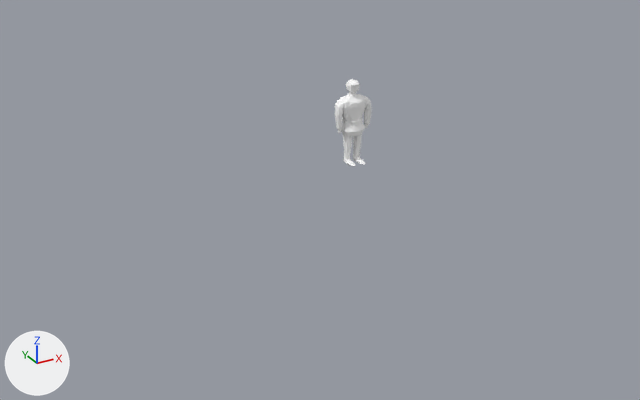
Two versions of the Blender file antargis/trunk/models/warrior_new.blend, one commit apart.
Rendered twice from a camera (50 mm lens) standing at (-10.35, -17.46, 7.08) and looking at (-1.13, -0.71, -1.3). The lights are fixed; the arrows at lower left show +X, +Y and +Z.

Names of what the first picture shows: 'warrior1_cube1_cube1'.
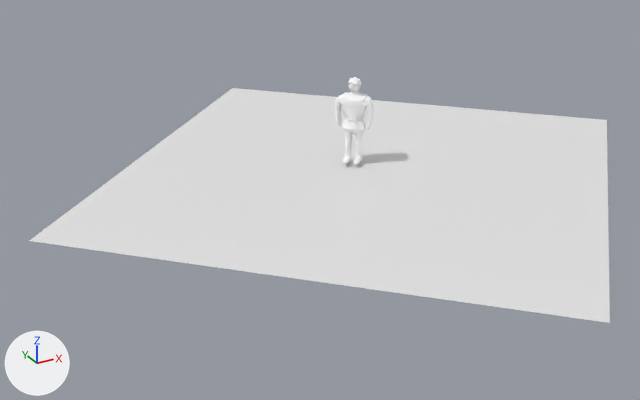
Where the newer file only moved an object's origin or applied its transform, the numbers keep the older frame.

Pixel boxes [x1, y1, x2, y2] of what changed, in the pictures (640 x 400 px):
'Plane', added
    after: [29, 88, 610, 323]
'warrior1_cube1_cube1', reshaped
    before: [335, 79, 372, 166]
    after: [335, 77, 374, 164]

Patch to the scene script:
```diff
--- a/antargis/trunk/models/warrior_new.blend.py
+++ b/antargis/trunk/models/warrior_new.blend.py
@@ me_warrior1_cube1_cube1 @@
 me_warrior1_cube1_cube1.from_pydata(...)  # 660 vertices, 689 faces; spans x -0.47..0.49, y -1.59..0.47, z -0.31..0.31
 # used by ob_warrior1_cube1_cube1; location = (0.09, -0.16, 0.83); rotation_euler = (1.571, 0.0, 0.0), in degrees (90, 0, 0)
+# me_warrior1_cube1_cube1 part 1: the whole mesh is multiplied about its middle by the matrix ((0.707, -0.015, -0.707), (0.0, 1.0, -0.021), (0.707, 0.015, 0.707)), then moved by (0.01, 0.04, -0.04)
 me_warrior1_cube1_cube1.materials.append(mat_cube1_auv)
@@ me_plane @@
+me_plane.from_pydata([(1.0, 1.0, 0.0), (1.0, -1.0, 0.0), (-1.0, -1.0, 0.0), (-1.0, 1.0, 0.0)], [], [(0, 3, 2, 1)])
@@ ob_plane @@
+ob_plane = bpy.data.objects.new('Plane', me_plane)
+ob_plane.location = (0.14, -0.63, -0.82)
+ob_plane.rotation_euler = (0.0, 0.0, 5.498)  # degrees (0, 0, 315)
+ob_plane.scale = (5.58, 5.58, 5.58)
```
